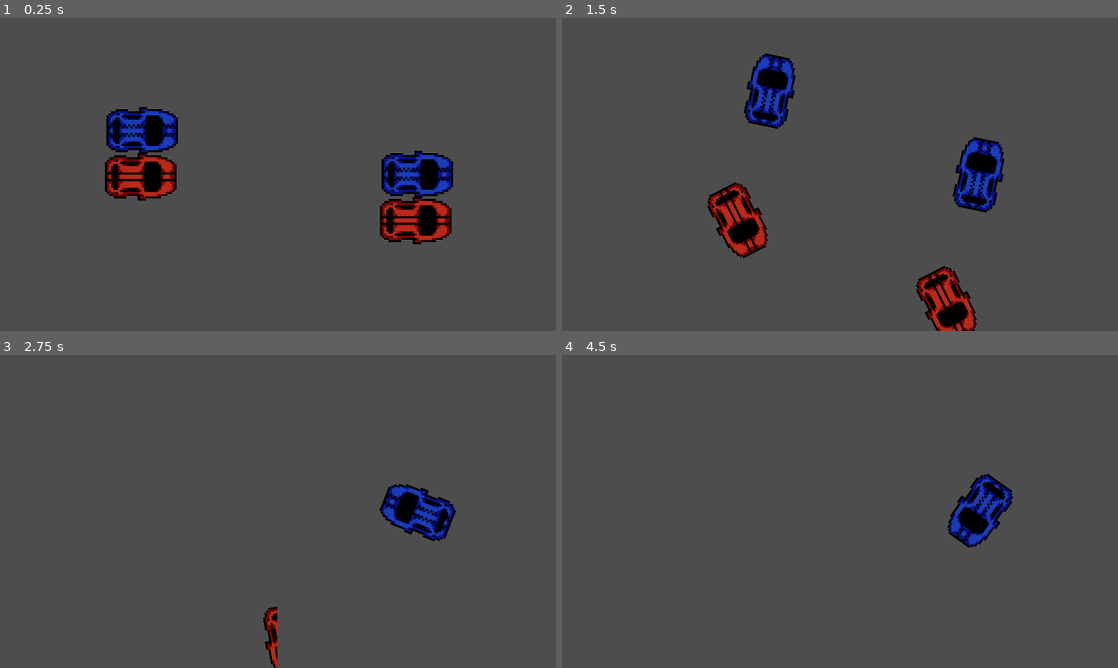
Above: before the commit, frames 1-4 (two rows, left to right).
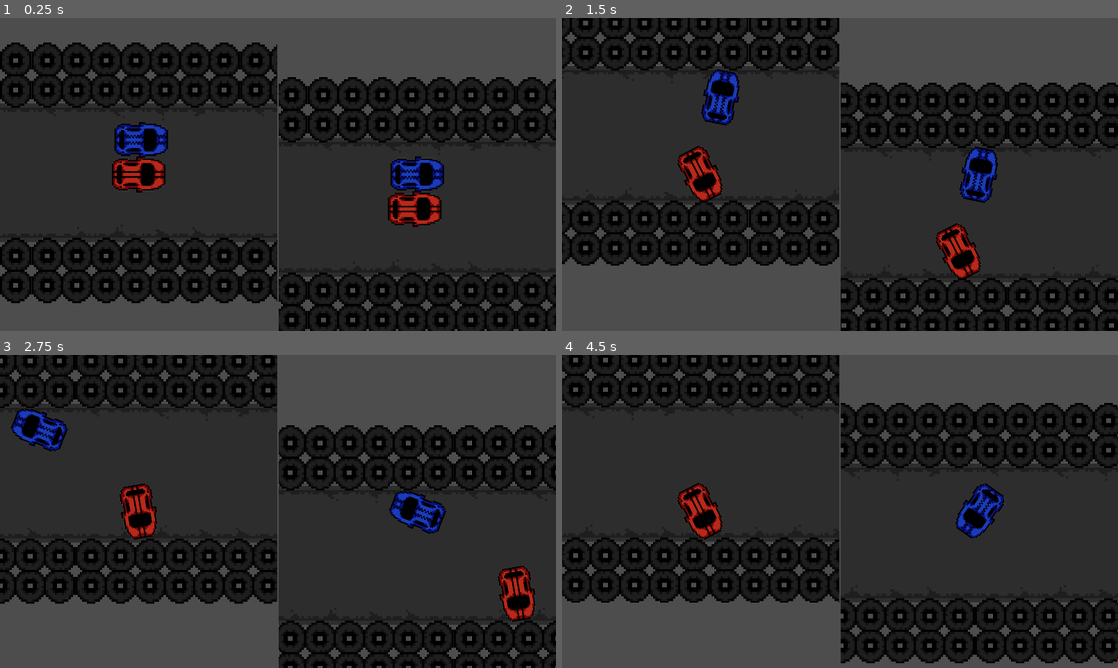
Above: after the commit, the same moments.

Repository: PixelWolf8976/BAISD-AT-at-game
Game: Godot game, scene res://Scenes/splitscreen test.tscn
Two runs of this game, one before a commit and one after it. Both use one fixed random seed, a clock stepped at 60 frames per second and the inputs below.
Inputs:
- Up to frame 1 (0.25 s): no input
- Up to frame 2 (1.5 s): hold D (turn_right_1) 0.53-1.28 s; hold Left (turn_left_2) 0.53-1.28 s; hold A (turn_left_1) from 1.28 s (still down); tap Right (turn_right_2) at 1.35 s
- Up to frame 3 (2.75 s): release A (turn_left_1) at 2.03 s; hold D (turn_right_1) from 2.03 s (still down); hold Left (turn_left_2) from 2.03 s (still down)
- Up to frame 4 (4.5 s): release Left (turn_left_2) at 2.78 s; tap Right (turn_right_2) at 2.85, 4.35 s; release D (turn_right_1) at 3.53 s; hold Left (turn_left_2) 3.53-4.28 s; hold A (turn_left_1) from 3.53 s (still down)

The runs differ from the first frame. In frame 1, 76% of the frame differs, in the area x 0-100%, y 7-100%; in frame 2, 74%; in frame 3, 74%; in frame 4, 76%, in the area x 0-100%, y 0-99%.

Commit message:
Added main menu, still have to fix

Diff:
--- a/Resources/CameraScript.gd
+++ b/Resources/CameraScript.gd
@@ -4,7 +4,7 @@
 
 # Called when the node enters the scene tree for the first time.
 func _ready():
-	target_node = get_node("%Player 1")
+	target_node = get_node("%Player1")
 	pass # Replace with function body.
 
 
--- a/Scenes/base_test_scene.tscn
+++ b/Scenes/base_test_scene.tscn
@@ -15,13 +15,19 @@
 unique_name_in_owner = true
 position = Vector2(0, 150)
 motion_mode = 1
+defaultMaxSpeed = 1000.0
+corneringMaxSpeed = 950.0
+acceleration = 400.0
 
 [node name="Player 2" parent="." instance=ExtResource("6_jhw8w")]
 unique_name_in_owner = true
 position = Vector2(0, -150)
+defaultMaxSpeed = 1000.0
+corneringMaxSpeed = 950.0
+acceleration = 400.0
 
 [node name="Camera2D" type="Camera2D" parent="."]
-offset = Vector2(0, -150)
+zoom = Vector2(0.5, 0.5)
 script = ExtResource("6_coqh1")
 
 [node name="Level" type="Node2D" parent="."]
@@ -213,5 +219,10 @@
 rotation = 1.5708
 
 [node name="Corner5" parent="Level" instance=ExtResource("4_f7uof")]
-position = Vector2(-2798, 1)
-scale = Vector2(1.25, 1)
+position = Vector2(-2782, 1)
+scale = Vector2(1.2, 1)
+
+[node name="StaticBody2D" type="StaticBody2D" parent="Level"]
+
+[node name="CollisionPolygon2D" type="CollisionPolygon2D" parent="Level/StaticBody2D"]
+polygon = PackedVector2Array(-2400, 300.025, -2400, 316, -2540, 316)
--- /dev/null
+++ b/Scenes/main_menu.tscn
@@ -0,0 +1,15 @@
+[gd_scene load_steps=2 format=3 uid="uid://d23w5n08u40kt"]
+
+[ext_resource type="Texture2D" uid="uid://c72hmubie0g6j" path="res://Resources/Main menue.png" id="1_h4gi7"]
+
+[node name="Main menu" type="Control"]
+layout_mode = 3
+anchors_preset = 15
+anchor_right = 1.0
+anchor_bottom = 1.0
+grow_horizontal = 2
+grow_vertical = 2
+
+[node name="Background" type="Sprite2D" parent="."]
+position = Vector2(960, 540)
+texture = ExtResource("1_h4gi7")
--- a/Scenes/splitscreen test.tscn
+++ b/Scenes/splitscreen test.tscn
@@ -1,9 +1,13 @@
-[gd_scene load_steps=6 format=3 uid="uid://loi804kpfwop"]
+[gd_scene load_steps=10 format=3 uid="uid://loi804kpfwop"]
 
 [ext_resource type="Script" path="res://Resources/splitscreen test.gd" id="1_kqktd"]
 [ext_resource type="Script" path="res://Resources/CameraScript.gd" id="2_xgshd"]
 [ext_resource type="PackedScene" uid="uid://baajkcg4mw3jk" path="res://Scenes/Player1.tscn" id="3_bf0t6"]
 [ext_resource type="PackedScene" uid="uid://gsgjnsn2aypm" path="res://Scenes/Player2.tscn" id="4_5vj0a"]
+[ext_resource type="PackedScene" uid="uid://cycx54k60s5it" path="res://Things/Path.tscn" id="5_ffsj4"]
+[ext_resource type="PackedScene" uid="uid://dm8f72kl05gg" path="res://Things/Corner.tscn" id="6_ys5q8"]
+[ext_resource type="PackedScene" uid="uid://cf5647yiagq8j" path="res://Things/45DegreeCorner.tscn" id="7_02fmj"]
+[ext_resource type="PackedScene" uid="uid://c64awdyy3ynfc" path="res://Things/45_road.tscn" id="8_3t0eu"]
 [ext_resource type="Script" path="res://Resources/Camera2D2.gd" id="8_86p24"]
 
 [node name="Node" type="Node"]
@@ -28,16 +32,220 @@
 render_target_update_mode = 4
 
 [node name="Camera2D" type="Camera2D" parent="HBoxContainer/Viewport1/SubViewport1"]
+zoom = Vector2(0.75, 0.75)
 script = ExtResource("2_xgshd")
 
 [node name="Player1" parent="HBoxContainer/Viewport1/SubViewport1" instance=ExtResource("3_bf0t6")]
 unique_name_in_owner = true
 position = Vector2(0, -50)
 motion_mode = 1
+defaultMaxSpeed = 1000.0
+corneringMaxSpeed = 950.0
+acceleration = 400.0
 
 [node name="Player2" parent="HBoxContainer/Viewport1/SubViewport1" instance=ExtResource("4_5vj0a")]
 unique_name_in_owner = true
 position = Vector2(0, -150)
+defaultMaxSpeed = 1000.0
+corneringMaxSpeed = 950.0
+acceleration = 400.0
+
+[node name="Level" type="Node2D" parent="HBoxContainer/Viewport1/SubViewport1"]
+
+[node name="Barriers" parent="HBoxContainer/Viewport1/SubViewport1/Level" instance=ExtResource("5_ffsj4")]
+
+[node name="Barriers2" parent="HBoxContainer/Viewport1/SubViewport1/Level" instance=ExtResource("5_ffsj4")]
+position = Vector2(960, 0)
+
+[node name="Barriers3" parent="HBoxContainer/Viewport1/SubViewport1/Level" instance=ExtResource("5_ffsj4")]
+position = Vector2(1920, 0)
+
+[node name="Barriers4" parent="HBoxContainer/Viewport1/SubViewport1/Level" instance=ExtResource("5_ffsj4")]
+position = Vector2(2880, 0)
+
+[node name="Corner" parent="HBoxContainer/Viewport1/SubViewport1/Level" instance=ExtResource("6_ys5q8")]
+position = Vector2(3678, 0)
+rotation = 1.5708
+
+[node name="Barriers5" parent="HBoxContainer/Viewport1/SubViewport1/Level" instance=ExtResource("5_ffsj4")]
+position = Vector2(3679, 798)
+rotation = 1.5708
+
+[node name="Barriers6" parent="HBoxContainer/Viewport1/SubViewport1/Level" instance=ExtResource("5_ffsj4")]
+position = Vector2(3679, 1758)
+rotation = 1.5708
+
+[node name="Barriers7" parent="HBoxContainer/Viewport1/SubViewport1/Level" instance=ExtResource("5_ffsj4")]
+position = Vector2(3679, 2718)
+rotation = 1.5708
+
+[node name="Node2D" parent="HBoxContainer/Viewport1/SubViewport1/Level" instance=ExtResource("7_02fmj")]
+position = Vector2(3671, 3466)
+rotation = 3.14159
+scale = Vector2(-1, 1)
+
+[node name="45Road" parent="HBoxContainer/Viewport1/SubViewport1/Level" instance=ExtResource("8_3t0eu")]
+position = Vector2(4140, 3886)
+rotation = 0.785398
+
+[node name="45Road2" parent="HBoxContainer/Viewport1/SubViewport1/Level" instance=ExtResource("8_3t0eu")]
+position = Vector2(4978, 4724)
+rotation = 0.785398
+
+[node name="45Road3" parent="HBoxContainer/Viewport1/SubViewport1/Level" instance=ExtResource("8_3t0eu")]
+position = Vector2(5816, 5562)
+rotation = 0.785398
+
+[node name="Node2D2" parent="HBoxContainer/Viewport1/SubViewport1/Level" instance=ExtResource("7_02fmj")]
+position = Vector2(8741, 8533)
+rotation = -1.5708
+
+[node name="Barriers8" parent="HBoxContainer/Viewport1/SubViewport1/Level" instance=ExtResource("5_ffsj4")]
+position = Vector2(9486, 8525)
+
+[node name="Barriers9" parent="HBoxContainer/Viewport1/SubViewport1/Level" instance=ExtResource("5_ffsj4")]
+position = Vector2(10446, 8525)
+
+[node name="Corner2" parent="HBoxContainer/Viewport1/SubViewport1/Level" instance=ExtResource("6_ys5q8")]
+position = Vector2(11244, 8525)
+rotation = 1.5708
+
+[node name="Barriers10" parent="HBoxContainer/Viewport1/SubViewport1/Level" instance=ExtResource("5_ffsj4")]
+position = Vector2(11245, 9323)
+rotation = 1.5708
+
+[node name="Barriers11" parent="HBoxContainer/Viewport1/SubViewport1/Level" instance=ExtResource("5_ffsj4")]
+position = Vector2(11245, 10283)
+rotation = 1.5708
+
+[node name="Barriers12" parent="HBoxContainer/Viewport1/SubViewport1/Level" instance=ExtResource("5_ffsj4")]
+position = Vector2(11245, 11243)
+rotation = 1.5708
+
+[node name="Corner3" parent="HBoxContainer/Viewport1/SubViewport1/Level" instance=ExtResource("6_ys5q8")]
+position = Vector2(11245, 12041)
+rotation = 3.14159
+
+[node name="Barriers13" parent="HBoxContainer/Viewport1/SubViewport1/Level" instance=ExtResource("5_ffsj4")]
+position = Vector2(7567, 12041)
+
+[node name="Barriers14" parent="HBoxContainer/Viewport1/SubViewport1/Level" instance=ExtResource("5_ffsj4")]
+position = Vector2(8527, 12041)
+
+[node name="Barriers15" parent="HBoxContainer/Viewport1/SubViewport1/Level" instance=ExtResource("5_ffsj4")]
+position = Vector2(9487, 12041)
+
+[node name="Barriers16" parent="HBoxContainer/Viewport1/SubViewport1/Level" instance=ExtResource("5_ffsj4")]
+position = Vector2(10447, 12041)
+
+[node name="Barriers17" parent="HBoxContainer/Viewport1/SubViewport1/Level" instance=ExtResource("5_ffsj4")]
+position = Vector2(3727, 12041)
+
+[node name="Barriers18" parent="HBoxContainer/Viewport1/SubViewport1/Level" instance=ExtResource("5_ffsj4")]
+position = Vector2(4687, 12041)
+
+[node name="Barriers19" parent="HBoxContainer/Viewport1/SubViewport1/Level" instance=ExtResource("5_ffsj4")]
+position = Vector2(5647, 12041)
+
+[node name="Barriers20" parent="HBoxContainer/Viewport1/SubViewport1/Level" instance=ExtResource("5_ffsj4")]
+position = Vector2(6607, 12041)
+
+[node name="Barriers21" parent="HBoxContainer/Viewport1/SubViewport1/Level" instance=ExtResource("5_ffsj4")]
+position = Vector2(-113, 12041)
+
+[node name="Barriers22" parent="HBoxContainer/Viewport1/SubViewport1/Level" instance=ExtResource("5_ffsj4")]
+position = Vector2(847, 12041)
+
+[node name="Barriers23" parent="HBoxContainer/Viewport1/SubViewport1/Level" instance=ExtResource("5_ffsj4")]
+position = Vector2(1807, 12041)
+
+[node name="Barriers24" parent="HBoxContainer/Viewport1/SubViewport1/Level" instance=ExtResource("5_ffsj4")]
+position = Vector2(2767, 12041)
+
+[node name="Barriers27" parent="HBoxContainer/Viewport1/SubViewport1/Level" instance=ExtResource("5_ffsj4")]
+position = Vector2(-2033, 12041)
+
+[node name="Barriers28" parent="HBoxContainer/Viewport1/SubViewport1/Level" instance=ExtResource("5_ffsj4")]
+position = Vector2(-1073, 12041)
+
+[node name="Corner4" parent="HBoxContainer/Viewport1/SubViewport1/Level" instance=ExtResource("6_ys5q8")]
+position = Vector2(-2831, 12042)
+rotation = 4.71239
+
+[node name="Barriers25" parent="HBoxContainer/Viewport1/SubViewport1/Level" instance=ExtResource("5_ffsj4")]
+position = Vector2(-2831, 9324)
+rotation = 1.5708
+
+[node name="Barriers26" parent="HBoxContainer/Viewport1/SubViewport1/Level" instance=ExtResource("5_ffsj4")]
+position = Vector2(-2831, 10284)
+rotation = 1.5708
+
+[node name="Barriers29" parent="HBoxContainer/Viewport1/SubViewport1/Level" instance=ExtResource("5_ffsj4")]
+position = Vector2(-2831, 11244)
+rotation = 1.5708
+
+[node name="Barriers30" parent="HBoxContainer/Viewport1/SubViewport1/Level" instance=ExtResource("5_ffsj4")]
+position = Vector2(-2831, 6444)
+rotation = 1.5708
+
+[node name="Barriers31" parent="HBoxContainer/Viewport1/SubViewport1/Level" instance=ExtResource("5_ffsj4")]
+position = Vector2(-2831, 7404)
+rotation = 1.5708
+
+[node name="Barriers32" parent="HBoxContainer/Viewport1/SubViewport1/Level" instance=ExtResource("5_ffsj4")]
+position = Vector2(-2831, 8364)
+rotation = 1.5708
+
+[node name="Barriers33" parent="HBoxContainer/Viewport1/SubViewport1/Level" instance=ExtResource("5_ffsj4")]
+position = Vector2(-2831, 3564)
+rotation = 1.5708
+
+[node name="Barriers34" parent="HBoxContainer/Viewport1/SubViewport1/Level" instance=ExtResource("5_ffsj4")]
+position = Vector2(-2831, 4524)
+rotation = 1.5708
+
+[node name="Barriers35" parent="HBoxContainer/Viewport1/SubViewport1/Level" instance=ExtResource("5_ffsj4")]
+position = Vector2(-2831, 5484)
+rotation = 1.5708
+
+[node name="Barriers38" parent="HBoxContainer/Viewport1/SubViewport1/Level" instance=ExtResource("5_ffsj4")]
+position = Vector2(-2831, 2604)
+rotation = 1.5708
+
+[node name="Barriers41" parent="HBoxContainer/Viewport1/SubViewport1/Level" instance=ExtResource("5_ffsj4")]
+position = Vector2(-1920, 0)
+
+[node name="Barriers42" parent="HBoxContainer/Viewport1/SubViewport1/Level" instance=ExtResource("5_ffsj4")]
+position = Vector2(-960, 0)
+
+[node name="45Road4" parent="HBoxContainer/Viewport1/SubViewport1/Level" instance=ExtResource("8_3t0eu")]
+position = Vector2(6654, 6400)
+rotation = 0.785398
+
+[node name="45Road5" parent="HBoxContainer/Viewport1/SubViewport1/Level" instance=ExtResource("8_3t0eu")]
+position = Vector2(7492, 7238)
+rotation = 0.785398
+
+[node name="45Road6" parent="HBoxContainer/Viewport1/SubViewport1/Level" instance=ExtResource("8_3t0eu")]
+position = Vector2(8330, 8076)
+rotation = 0.785398
+
+[node name="Barriers39" parent="HBoxContainer/Viewport1/SubViewport1/Level" instance=ExtResource("5_ffsj4")]
+position = Vector2(-2831, 1644)
+rotation = 1.5708
+
+[node name="Barriers40" parent="HBoxContainer/Viewport1/SubViewport1/Level" instance=ExtResource("5_ffsj4")]
+position = Vector2(-2839, 796)
+rotation = 1.5708
+
+[node name="Corner5" parent="HBoxContainer/Viewport1/SubViewport1/Level" instance=ExtResource("6_ys5q8")]
+position = Vector2(-2782, 1)
+scale = Vector2(1.2, 1)
+
+[node name="StaticBody2D" type="StaticBody2D" parent="HBoxContainer/Viewport1/SubViewport1/Level"]
+
+[node name="CollisionPolygon2D" type="CollisionPolygon2D" parent="HBoxContainer/Viewport1/SubViewport1/Level/StaticBody2D"]
+polygon = PackedVector2Array(-2400, 300.025, -2400, 316, -2540, 316)
 
 [node name="Viewport2" type="SubViewportContainer" parent="HBoxContainer"]
 layout_mode = 2
@@ -50,4 +258,5 @@
 render_target_update_mode = 4
 
 [node name="Camera2D" type="Camera2D" parent="HBoxContainer/Viewport2/SubViewport2"]
+zoom = Vector2(0.75, 0.75)
 script = ExtResource("8_86p24")
--- a/Things/45_road.tscn
+++ b/Things/45_road.tscn
@@ -30,10 +30,8 @@
 
 [node name="CollisionShape2D" type="CollisionShape2D" parent="StaticBody2D"]
 position = Vector2(-9.00001, -551)
-scale = Vector2(1, 1)
 shape = SubResource("RectangleShape2D_qq7le")
 
 [node name="CollisionShape2D2" type="CollisionShape2D" parent="StaticBody2D"]
 position = Vector2(-8, 551)
-scale = Vector2(1, 1)
 shape = SubResource("RectangleShape2D_qq7le")
Binary file added: Resources/Main menue.png
Not shown, added: Resources/Main menue.png.import
